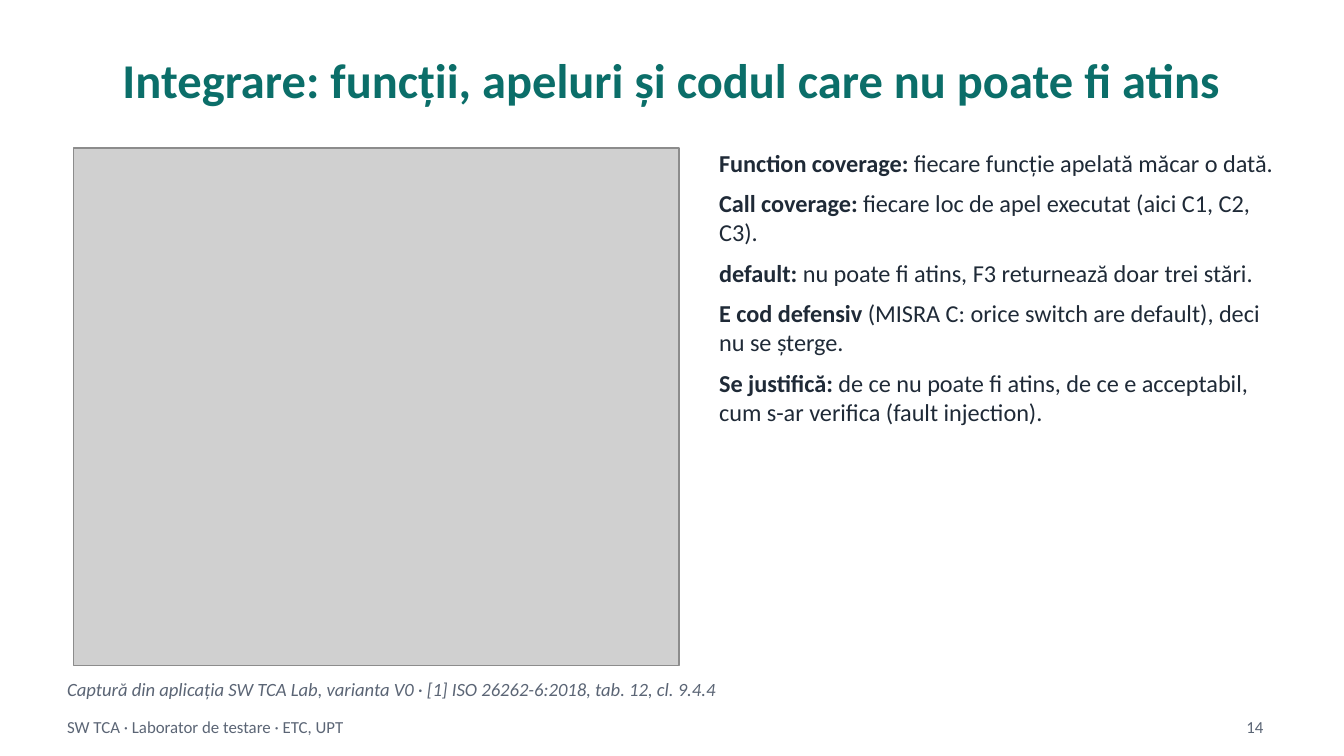
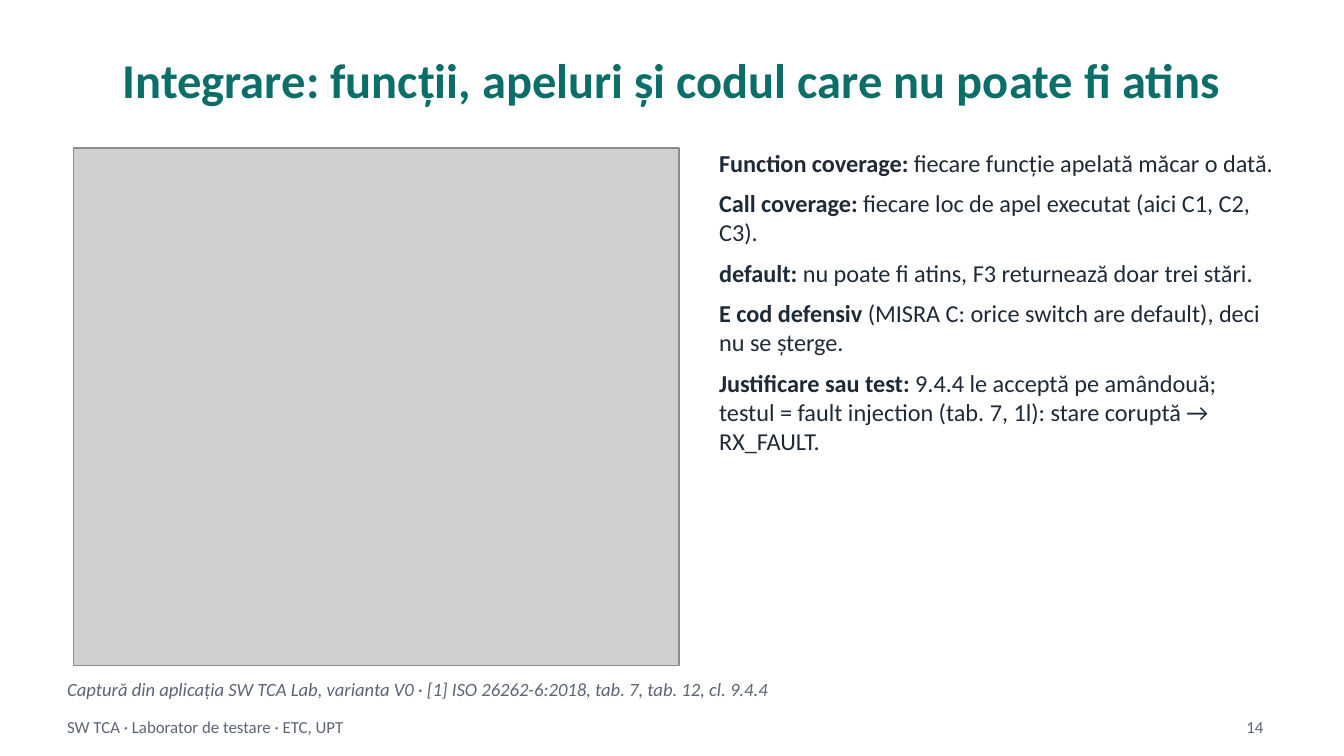
Before and after one commit to madalinatolontan1-ai/sw-tca-lab, a slide deck: slide 14 of materials/SW_TCA_curs_RO.pptx. Drawn at 1344x756 pixels with LibreOffice and Linux fonts; fonts in the diff are those of the drawing; grey boxes stand for pictures. Boxes give left, top, right and bottom in pixels: in the first picture for what was removed or moved away, otherwise in the second. Text is boxed around its words. In the diff, an @@ line names an element or a change of style, - is before the commit and + after.

```diff
--- a/materials/SW_TCA_curs_RO.pptx
+++ b/materials/SW_TCA_curs_RO.pptx
@@ text at (x1=719, y1=375, x2=1217, y2=454): text changed @@
-• Se justifică: de ce nu poate fi atins, de ce e acceptabil, cum s-ar verifica (fault injection).
+• Justificare sau test: 9.4.4 le acceptă pe amândouă; testul = fault injection (tab. 7, 1l): stare coruptă → RX_FAULT.
@@ text at (x1=67, y1=682, x2=768, y2=700): text changed @@
-Captură din aplicația SW TCA Lab, varianta V0 · [1] ISO 26262-6:2018, tab. 12, cl. 9.4.4
+Captură din aplicația SW TCA Lab, varianta V0 · [1] ISO 26262-6:2018, tab. 7, tab. 12, cl. 9.4.4
```
Also in this commit, not shown: 7 other slides changed, 3 other files.
